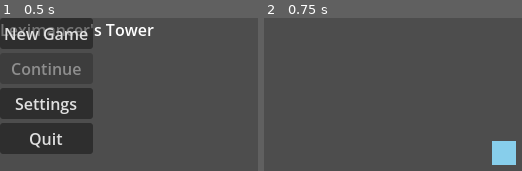
Above: before the commit, frames 1-2 (left to right).
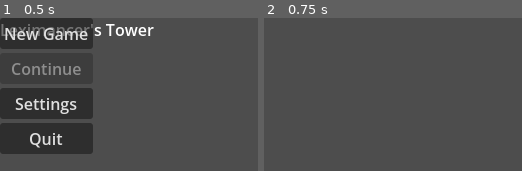
Above: after the commit, the same moments.

Repository: laurelventus/LeximancersTower
Game: Godot game, scene res://scenes/core/main_menu.tscn
The game is run twice, just before and just after one commit, with the same random seed, the same clock (stepped at 60 frames per second) and the same inputs.
Inputs:
- Up to frame 1 (0.5 s): no input
- Up to frame 2 (0.75 s): click "New Game" at 0.5 s

Frame 1 is identical in both runs. In frame 2, 1.5% of the frame differs, in the area x 88-98%, y 80-97%.
Error after the commit: Parse Error: There is already a variable named "camera" declared in this scope. (res://scripts/levels/floor1_entrance.gd:75)

Commit message:
fix: remove unused _owly var, fix camera make_current ordering
- Remove _owly @onready from floor1_entrance.gd (UNUSED warning)
- Camera2D.make_current() now called after add_child (fixes runtime error)

Diff:
--- a/LeximancersTower/scripts/levels/floor1_entrance.gd
+++ b/LeximancersTower/scripts/levels/floor1_entrance.gd
@@ -7,8 +7,6 @@
 @onready var _push_stone: Node = $PushStone
 @onready var _torch: Node = $Torch
 @onready var _rune_door: Node = $RuneDoor
-@onready var _owly: Node = $Owly
-
 
 func _ready() -> void:
 	_setup_puzzles()
@@ -74,9 +72,9 @@
 	player.add_child(collision)
 
 	var camera := Camera2D.new()
+	var camera := Camera2D.new()
 	camera.name = "Camera2D"
 	camera.enabled = true
-	camera.make_current()
 	player.add_child(camera)
 
 	if _player_spawn:
@@ -85,6 +83,9 @@
 		player.position = Vector2(240, 200)
 
 	add_child(player)
+
+	# make_current must be called after the camera is in the tree
+	camera.make_current()
 
 func _on_stone_pushed() -> void:
 	print("[1F] Stone pushed aside!")
